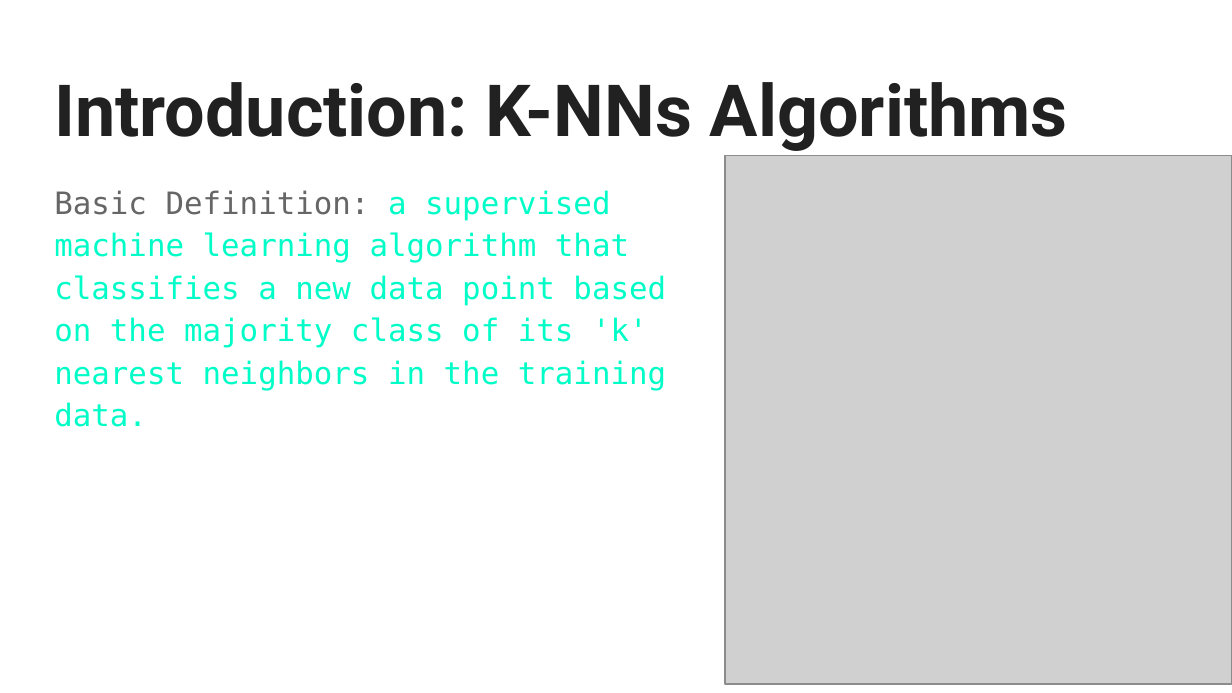
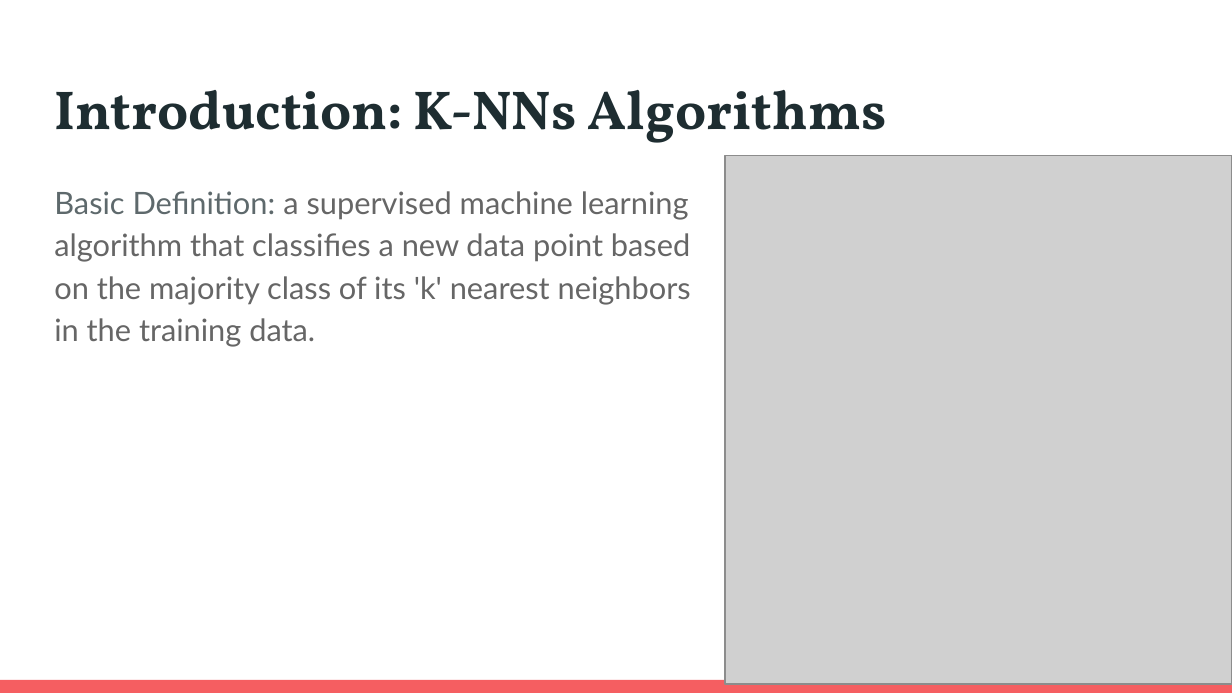
Before and after one commit to TrentNation/Data-Mining-Project-UG14, a slide deck: slide 2 of k-Nearest Neighbors (k-NN) Classification _ Regression.pptx. Drawn at 1232x693 pixels with LibreOffice and Linux fonts; fonts in the diff are those of the drawing; grey boxes stand for pictures. Boxes give left, top, right and bottom in pixels: in the first picture for what was removed or moved away, otherwise in the second. Text is boxed around its words. In the diff, an @@ line names an element or a change of style, - is before the commit and + after.

```diff
--- a/k-Nearest Neighbors (k-NN) Classification _ Regression.pptx
+++ b/k-Nearest Neighbors (k-NN) Classification _ Regression.pptx
@@ title "Introduction: K-NNs Algorithms": place and size @@
-title "Introduction: K-NNs Algorithms" at (54, 82, 1068, 151)
+title "Introduction: K-NNs Algorithms" at (54, 90, 887, 143)
@@ title "Introduction: K-NNs Algorithms" at (54, 90, 887, 143): size 42 to 32 pt, font Roboto to Vollkorn, text colour #212121 to #1E2D31 @@
@@ text "Basic Definition: a supervised machine ..." at (54, 191, 691, 347): font DejaVu Sans Mono to Lato; text colour #666666 to #5E696C in "Basic Definition:"; text colour #00FDC8 to #666666 in "a supervised machine learning algorithm that classifies ..." @@
@@ rectangle added at (0, 680, 1232, 693), fill #F55E61 @@
```
Also in this commit, not shown: 10 other slides changed, 7 slides added, 4 slides removed.
